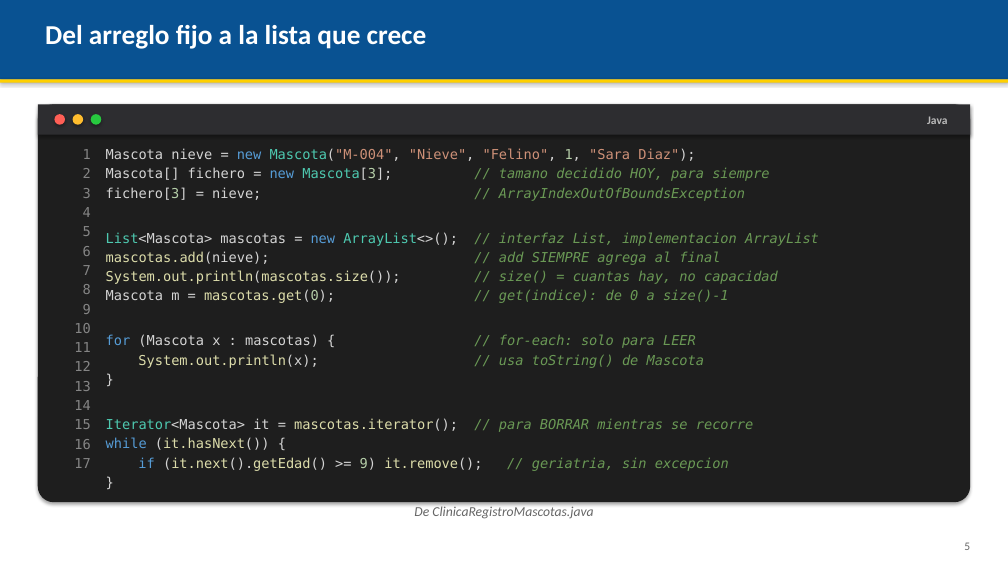
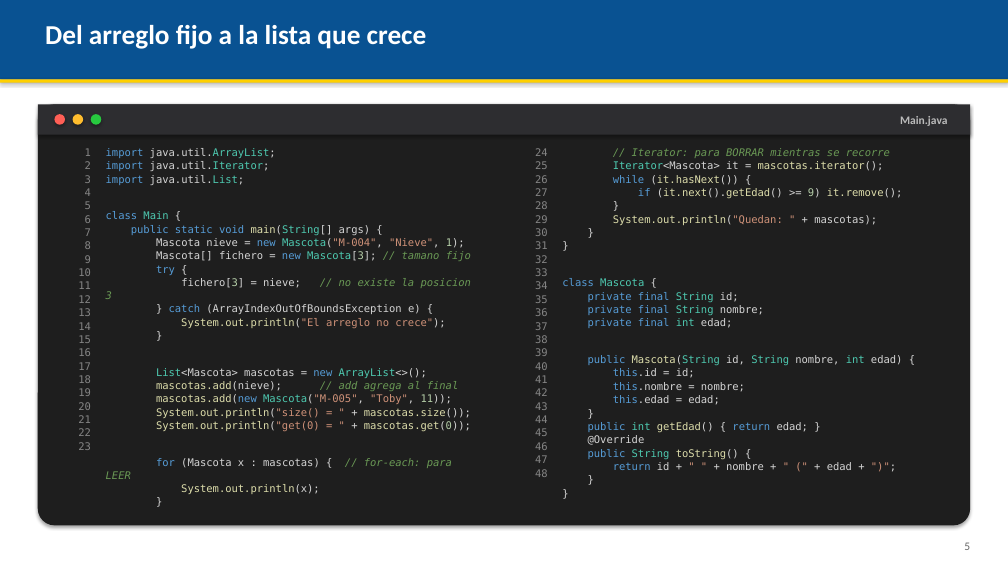
Before and after one commit to AndresDFX/UNIAJ, a slide deck: slide 5 of Programacion II/Clases/Clase 2 - Colecciones dinamicas ArrayList/Presentacion.pptx. Drawn at 1008x567 pixels with LibreOffice and Linux fonts; fonts in the diff are those of the drawing. Boxes give left, top, right and bottom in pixels: in the first picture for what was removed or moved away, otherwise in the second. Text is boxed around its words. In the diff, an @@ line names an element or a change of style, - is before the commit and + after.

```diff
--- a/Programacion II/Clases/Clase 2 - Colecciones dinamicas ArrayList/Presentacion.pptx
+++ b/Programacion II/Clases/Clase 2 - Colecciones dinamicas ArrayList/Presentacion.pptx
@@ rounded rectangle: place and size @@
-rounded rectangle at (38,104,970,502)
+rounded rectangle at (38,104,970,526)
@@ text at (900,116,947,126): text changed @@
-Java
+Main.java
@@ text at (78,148,91,370): size 13 to 10 pt in "1", "2", "3", "4" and 13 more places; less space between paragraphs @@
@@ text "import java.util.ArrayList;" at (106,148,471,494): size 13 to 10 pt in "}", "}"; less space between paragraphs @@
@@ text at (106,148,471,328): text changed; size 13 to 10 pt; text colour #6A9955 to #D4D4D4 @@
-Mascota nieve = new Mascota("M-004", "Nieve", "Felino", 1, "Sara Diaz");
-Mascota[] fichero = new Mascota[3]; // tamano decidido HOY, para siempre
-fichero[3] = nieve; // ArrayIndexOutOfBoundsException
-List<Mascota> mascotas = new ArrayList<>(); // interfaz List, implementacion ArrayList
-mascotas.add(nieve); // add SIEMPRE agrega al final
-System.out.println(mascotas.size()); // size() = cuantas hay, no capacidad
-Mascota m = mascotas.get(0); // get(indice): de 0 a size()-1
-for (Mascota x : mascotas) { // for-each: solo para LEER
-System.out.println(x); // usa toString() de Mascota
+import java.util.ArrayList;
+import java.util.Iterator;
+import java.util.List;
+class Main {
+public static void main(String[] args) {
+Mascota nieve = new Mascota("M-004", "Nieve", 1);
+Mascota[] fichero = new Mascota[3]; // tamano fijo
+try {
+fichero[3] = nieve; // no existe la posicion 3
+} catch (ArrayIndexOutOfBoundsException e) {
+System.out.println("El arreglo no crece");
@@ text added at (535,148,548,477), 10 pt, text #858585 @@
+24
+25
+26
+27
+28
+29
+30
+31
+32
+33
+34
+35
+36
+37
+38
+39
+40
+41
+42
+43
+44
+45
+46
+47
+48
@@ text added at (562,148,903,470), 10 pt, text #D4D4D4 @@
+// Iterator: para BORRAR mientras se recorre
+Iterator<Mascota> it = mascotas.iterator();
+while (it.hasNext()) {
+if (it.next().getEdad() >= 9) it.remove();
+}
+System.out.println("Quedan: " + mascotas);
+}
+}
+class Mascota {
+private final String id;
+private final String nombre;
+private final int edad;
+public Mascota(String id, String nombre, int edad) {
+this.id = id;
+this.nombre = nombre;
+this.edad = edad;
+}
+public int getEdad() { return edad; }
+@Override
+public String toString() {
+return id + " " + nombre + " (" + edad + ")";
+}
+}
@@ text at (78,375,91,450): paragraphs added @@
+18
+19
+20
+21
+22
+23
@@ text at (106,368,471,494): text changed; size 13 to 10 pt; text colour #6A9955 to #DCDCAA @@
-Iterator<Mascota> it = mascotas.iterator(); // para BORRAR mientras se recorre
-while (it.hasNext()) {
-if (it.next().getEdad() >= 9) it.remove(); // geriatria, sin excepcion
+List<Mascota> mascotas = new ArrayList<>();
+mascotas.add(nieve); // add agrega al final
+mascotas.add(new Mascota("M-005", "Toby", 11));
+System.out.println("size() = " + mascotas.size());
+System.out.println("get(0) = " + mascotas.get(0));
+for (Mascota x : mascotas) { // for-each: para LEER
+System.out.println(x);
@@ text removed at (414,504,593,518) @@
-De ClinicaRegistroMascotas.java
```
Also in this commit, not shown: 6 other slides changed, 53 other files.
